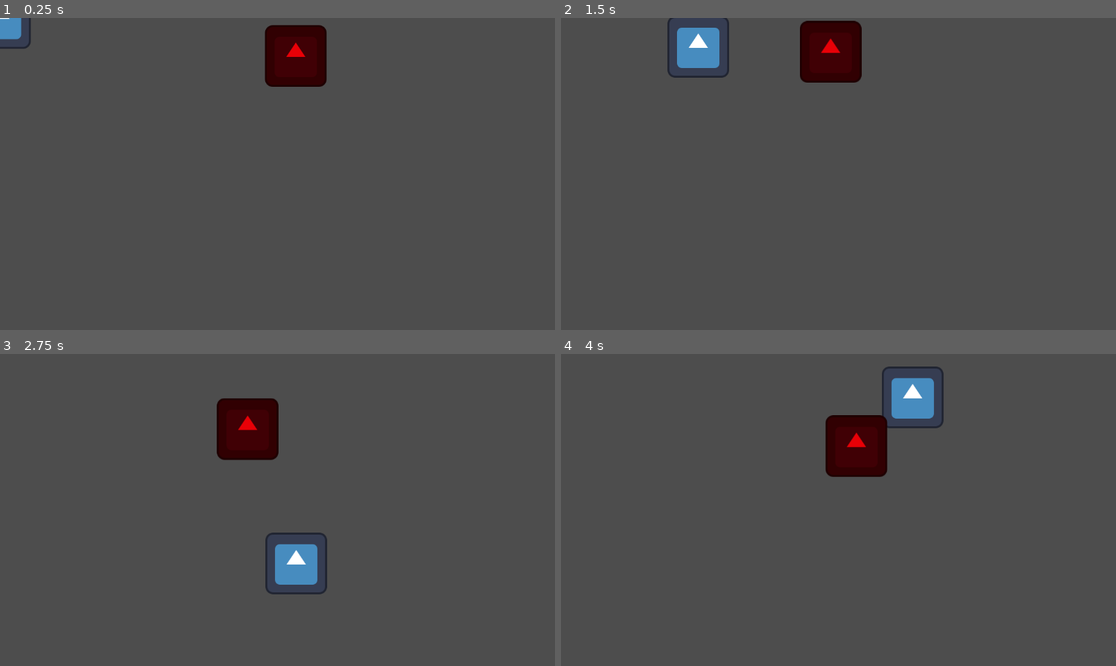
Above: before the commit, frames 1-4 (two rows, left to right).
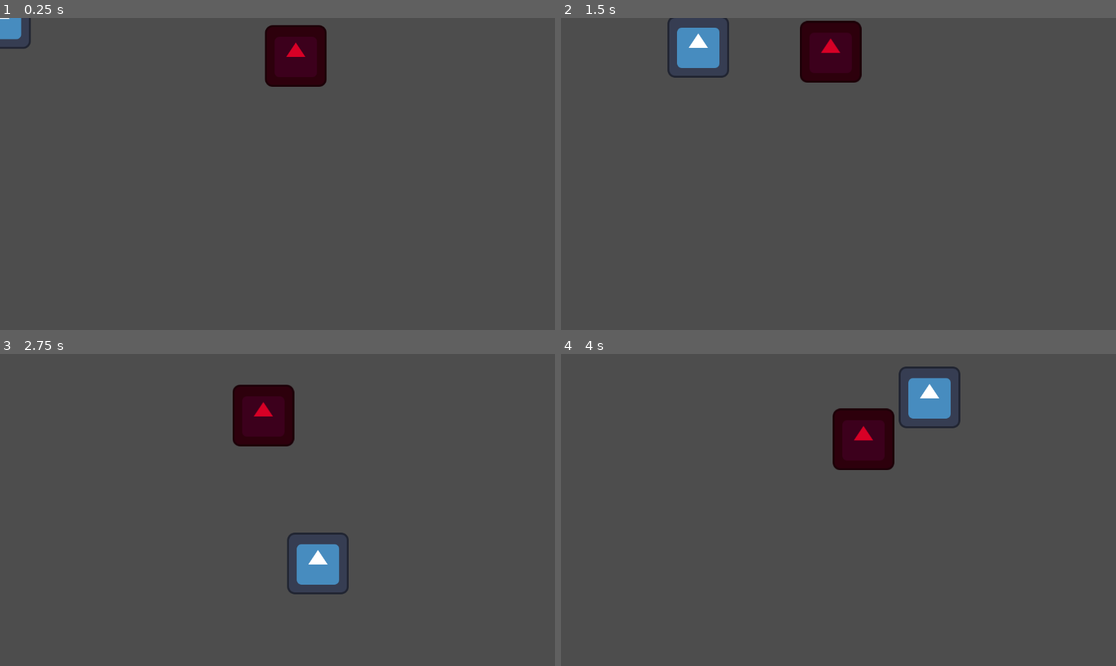
Above: after the commit, the same moments.

Repository: helionlf/Ex-companions
Game: Godot game, scene res://Testes/lobby.tscn
The game is run twice, just before and just after one commit, with the same random seed, the same clock (stepped at 60 frames per second) and the same inputs. The engine's default icon, where the game draws it, is replaced by a stand-in: a white triangle on a blue panel in a dark square.
Inputs:
- Up to frame 1 (0.25 s): no input
- Up to frame 2 (1.5 s): tap Enter at 0.5 s; hold Right (ui_right) 0.53-1.28 s; hold Down (ui_down) from 1.28 s (still down)
- Up to frame 3 (2.75 s): release Down (ui_down) at 2.03 s; hold Right (ui_right) from 2.03 s (still down)
- Up to frame 4 (4 s): release Right (ui_right) at 2.78 s; hold Up (ui_up) 2.78-3.53 s; hold Left (ui_left) from 3.53 s (still down)

The runs differ from the first frame. In frame 1, less than 0.1% of the frame differs, in the area x 51-56%, y 7-13%; in frame 2, less than 0.1%; in frame 3, 3.8%, in the area x 39-63%, y 9-78%; in frame 4, 2.5%.

Commit message:
Revert "sistema de ataque do inimigo adicionado"
This reverts commit fd7ec231b0cfc0e389927d50fa8668ff87e7b011.

Diff:
--- a/ex-companions-game/Testes/enemy.gd
+++ b/ex-companions-game/Testes/enemy.gd
@@ -2,16 +2,11 @@
 
 
 @export var speed = 100.0
-@export var life = 5
 
 @export var chase_range = 500.0
-@export var attack_range = 150.0
+@export var attack_range = 200.0
 
 @export var target: CharacterBody2D
-
-@onready var time = $Timer_attack
-
-var can_attack = true
 
 
 func _physics_process(_delta: float) -> void:
@@ -20,49 +15,16 @@
 	if chase_player() and !attack_player():
 		var direction = (target.global_position - global_position).normalized()
 		velocity = direction * speed
-		look_target()
 
-	if attack_player() and can_attack:
-		look_target()
-		attack()
-		can_attack = false
-		time.start()
+	if attack_player():
+		print("atacando")
 
 	#move_and_slide()
 	move_and_collide(velocity * _delta)
 
-func attack():
-	print("inimigo atacou")
-	#$AnimatedSprite2D.stop()
-	#$AnimatedSprite2D.play("attack")
-	$hitbox/CollisionShape2D.disabled = false
-	#aqyui troca o time por esperar animação acabar
-	await get_tree().create_timer(1.0).timeout
-	#await $AnimatedSprite2D.animation_finished
-	$hitbox/CollisionShape2D.disabled = true
-
-func take_damage(damage):
-	print("inimigo tomou dano")
-	life -= damage
-
-#FUNÇÕES AUXILIARES --------------------------------------------------------------------------------
 
 func chase_player():
 	return global_position.distance_to(target.global_position) < chase_range
+
 func attack_player():
 	return global_position.distance_to(target.global_position) < attack_range
-func look_target():
-	if target.global_position.x > global_position.x:
-		$AnimatedSprite2D.flip_h = false
-	else:
-		$AnimatedSprite2D.flip_h = true
-
-#CONEXÕES ------------------------------------------------------------------------------------------
-
-func _on_timer_attack_timeout() -> void:
-	can_attack = true
-
-#TROCAR POR AREA PARA FAZER HURTBOX NO PLAYER
-func _on_hitbox_body_entered(body: Node2D) -> void:
-	if body.get_name() == "player": #aqui adiciona todos q podem tomar dano
-		body.take_damage(1)
--- a/ex-companions-game/Testes/enemy.tscn
+++ b/ex-companions-game/Testes/enemy.tscn
@@ -2,86 +2,27 @@
 
 [ext_resource type="Script" uid="uid://c3c7cny8g8q7f" path="res://Testes/enemy.gd" id="1_yhb46"]
 [ext_resource type="Texture2D" uid="uid://bx7nuvqqncprq" path="res://Testes/icon.svg" id="2_bonb4"]
-[ext_resource type="Texture2D" uid="uid://csp1v26px7wo0" path="res://Testes/attacking.png" id="2_yhb46"]
-
-[sub_resource type="RectangleShape2D" id="RectangleShape2D_216o8"]
-size = Vector2(116, 118)
-
-[sub_resource type="AtlasTexture" id="AtlasTexture_bonb4"]
-atlas = ExtResource("2_yhb46")
-region = Rect2(32, 0, 32, 32)
-
-[sub_resource type="AtlasTexture" id="AtlasTexture_e6ek8"]
-atlas = ExtResource("2_yhb46")
-region = Rect2(0, 0, 32, 32)
-
-[sub_resource type="AtlasTexture" id="AtlasTexture_b5n7v"]
-atlas = ExtResource("2_yhb46")
-region = Rect2(0, 32, 32, 32)
 
 [sub_resource type="SpriteFrames" id="SpriteFrames_k5ier"]
 animations = [{
 "frames": [{
 "duration": 1.0,
-"texture": SubResource("AtlasTexture_bonb4")
-}, {
-"duration": 1.0,
-"texture": SubResource("AtlasTexture_e6ek8")
-}, {
-"duration": 1.0,
-"texture": SubResource("AtlasTexture_b5n7v")
-}, {
-"duration": 1.0,
-"texture": SubResource("AtlasTexture_e6ek8")
-}],
-"loop": false,
-"name": &"attack",
-"speed": 5.0
-}, {
-"frames": [{
-"duration": 1.0,
 "texture": ExtResource("2_bonb4")
 }],
-"loop": false,
+"loop": true,
 "name": &"default",
 "speed": 5.0
 }]
 
-[sub_resource type="RectangleShape2D" id="RectangleShape2D_yhb46"]
-size = Vector2(131, 130)
-
-[sub_resource type="RectangleShape2D" id="RectangleShape2D_bonb4"]
-size = Vector2(201.13867, 198)
+[sub_resource type="RectangleShape2D" id="RectangleShape2D_216o8"]
+size = Vector2(116, 118)
 
 [node name="enemy" type="CharacterBody2D" unique_id=250368657]
 script = ExtResource("1_yhb46")
 
+[node name="AnimatedSprite2D" type="AnimatedSprite2D" parent="." unique_id=1185422785]
+modulate = Color(0.84313726, 0, 0.14901961, 1)
+sprite_frames = SubResource("SpriteFrames_k5ier")
+
 [node name="CollisionShape2D" type="CollisionShape2D" parent="." unique_id=1012985569]
 shape = SubResource("RectangleShape2D_216o8")
-
-[node name="AnimatedSprite2D" type="AnimatedSprite2D" parent="." unique_id=1185422785]
-modulate = Color(0.9074038, 0, 0.026757617, 1)
-sprite_frames = SubResource("SpriteFrames_k5ier")
-animation = &"attack"
-autoplay = "default"
-
-[node name="hurtbox" type="Area2D" parent="." unique_id=1789069451]
-
-[node name="CollisionShape2D" type="CollisionShape2D" parent="hurtbox" unique_id=749347778]
-position = Vector2(0.5, 1)
-shape = SubResource("RectangleShape2D_yhb46")
-debug_color = Color(0.84780556, 0.1303314, 0, 0.41960785)
-
-[node name="hitbox" type="Area2D" parent="." unique_id=421210454]
-
-[node name="CollisionShape2D" type="CollisionShape2D" parent="hitbox" unique_id=955194785]
-position = Vector2(0.43066788, -2)
-shape = SubResource("RectangleShape2D_bonb4")
-disabled = true
-
-[node name="Timer_attack" type="Timer" parent="." unique_id=1345869694]
-wait_time = 2.0
-one_shot = true
-
-[connection signal="body_entered" from="hitbox" to="." method="_on_hitbox_body_entered"]
-[connection signal="timeout" from="Timer_attack" to="." method="_on_timer_attack_timeout"]
--- a/ex-companions-game/Testes/player.gd
+++ b/ex-companions-game/Testes/player.gd
@@ -2,7 +2,6 @@
 
 
 @export var speed = 300.0
-@export var life = 5
 
 
 func _physics_process(_delta: float) -> void:
@@ -18,10 +17,3 @@
 		velocity.y = move_toward(velocity.y, 0, speed)
 
 	move_and_slide()
-
-func attack():
-	print("jogador atacou")
-
-func take_damage(damage):
-	print("jogador tomou dano")
-	life -= damage
--- a/ex-companions-game/Testes/player.tscn
+++ b/ex-companions-game/Testes/player.tscn
@@ -17,9 +17,6 @@
 [sub_resource type="RectangleShape2D" id="RectangleShape2D_216o8"]
 size = Vector2(116, 118)
 
-[sub_resource type="RectangleShape2D" id="RectangleShape2D_g40ei"]
-size = Vector2(121, 121)
-
 [node name="player" type="CharacterBody2D" unique_id=250368657]
 script = ExtResource("1_g40ei")
 
@@ -28,10 +25,3 @@
 
 [node name="CollisionShape2D" type="CollisionShape2D" parent="." unique_id=1012985569]
 shape = SubResource("RectangleShape2D_216o8")
-
-[node name="hurtbox" type="Area2D" parent="." unique_id=783304610]
-
-[node name="CollisionShape2D" type="CollisionShape2D" parent="hurtbox" unique_id=1469659059]
-position = Vector2(0.5, 0.5)
-shape = SubResource("RectangleShape2D_g40ei")
-debug_color = Color(0.84780556, 0.1303314, 0, 0.41960785)
Binary file removed: ex-companions-game/Testes/attacking.png
Not shown, removed: ex-companions-game/Testes/attacking.png.import
